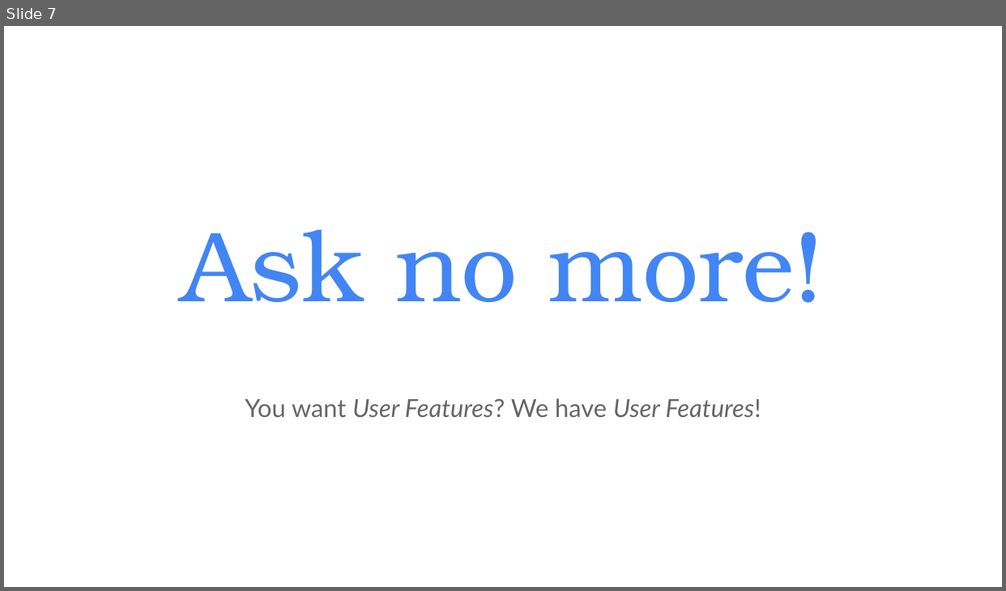
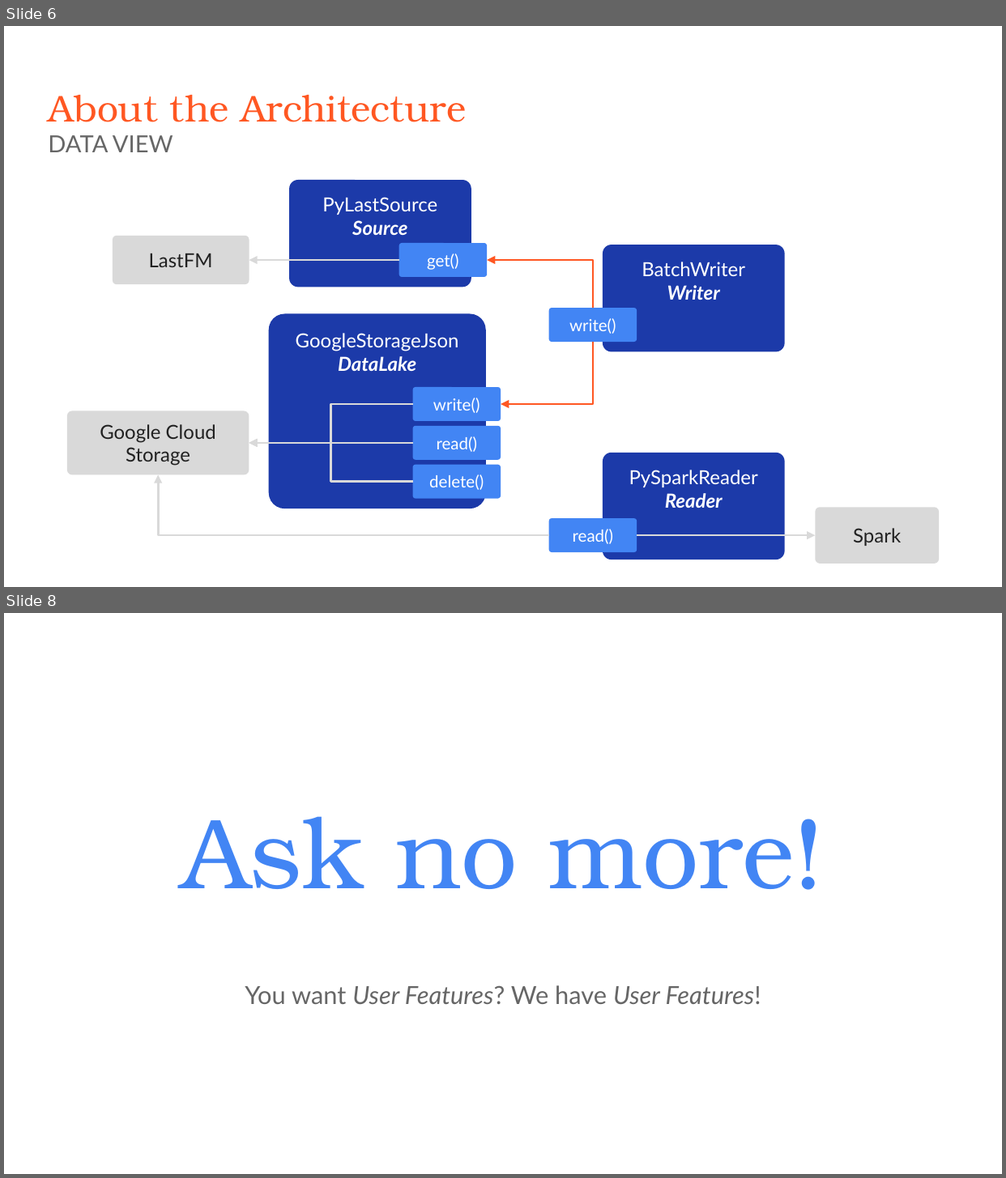
Before and after one commit to aliswh/lastfm, a slide deck: presentazione.pptx. Shown one above the other, each under a label of ours: slide 7 before the commit, slides 6 and 8 after it; the slides between them are not shown. The pictures are 1006x591 and 1006x1178 pixels, drawn with LibreOffice and Linux fonts; fonts in the diff are those of the drawing. Boxes give left, top, right and bottom in pixels: in the first picture for what was removed or moved away, otherwise in the second. Text is boxed around its words. In the diff, an @@ line names an element or a change of style, - is before the commit and + after.

```diff
--- a/presentazione.pptx
+++ b/presentazione.pptx
@@ slide 6 added at box(4, 26, 1002, 587), background #FFFFFF @@
@@ title added at box(48, 95, 466, 152), 27 pt, text #FF5722 @@
+About the Architecture
+DATA VIEW
@@ rounded rectangle added at box(289, 180, 471, 287), fill #1C3AA9, 14 pt, text #FFFFFF @@
+PyLastSource
+Source
@@ rounded rectangle added at box(113, 236, 249, 284), fill #D9D9D9, 14 pt, text #212121 @@
+LastFM
@@ rounded rectangle added at box(399, 244, 487, 277), fill #4285F4, 12 pt, text #FFFFFF @@
+get()
@@ elbow arrow added from (399, 261) to (249, 261), #D9D9D9 1.5 pt @@
@@ elbow arrow added from (593, 309) to (487, 261), #FF5722 1.5 pt @@
@@ rounded rectangle added at box(603, 245, 784, 352), fill #1C3AA9, 14 pt, text #FFFFFF @@
+BatchWriter
+Writer
@@ rounded rectangle added at box(268, 314, 486, 509), fill #1C3AA9, 14 pt, text #FFFFFF @@
+GoogleStorageJson
+DataLake
@@ rounded rectangle added at box(549, 309, 637, 343), fill #4285F4, 12 pt, text #FFFFFF @@
+write()
@@ elbow arrow added from (593, 343) to (501, 404), #FF5722 1.5 pt @@
@@ rounded rectangle added at box(413, 387, 501, 421), fill #4285F4, 12 pt, text #FFFFFF @@
+write()
@@ rounded rectangle added at box(67, 412, 249, 475), fill #D9D9D9, 14 pt, text #212121 @@
+Google Cloud Storage
@@ elbow arrow added from (413, 404) to (249, 443), #D9D9D9 1.5 pt @@
@@ rounded rectangle added at box(413, 426, 501, 460), fill #4285F4, 12 pt, text #FFFFFF @@
+read()
@@ elbow arrow added from (413, 443) to (249, 443), #D9D9D9 1.5 pt @@
@@ elbow arrow added from (413, 482) to (249, 443), #D9D9D9 1.5 pt @@
@@ rounded rectangle added at box(603, 453, 784, 560), fill #1C3AA9, 14 pt, text #FFFFFF @@
+PySparkReader
+Reader
@@ elbow arrow added from (549, 536) to (158, 475), #D9D9D9 1.5 pt @@
@@ rounded rectangle added at box(413, 465, 501, 499), fill #4285F4, 12 pt, text #FFFFFF @@
+delete()
@@ rounded rectangle added at box(816, 507, 939, 563), fill #D9D9D9, 14 pt, text #212121 @@
+Spark
@@ rounded rectangle added at box(549, 519, 637, 552), fill #4285F4, 12 pt, text #FFFFFF @@
+read()
@@ elbow arrow added from (637, 536) to (816, 536), #D9D9D9 1.5 pt @@
@@ what was slide 7 is now slide 8 @@
```
Also in this commit, not shown: 5 slides changed, 6 other slides added, 5 slides removed, 2 other files.
